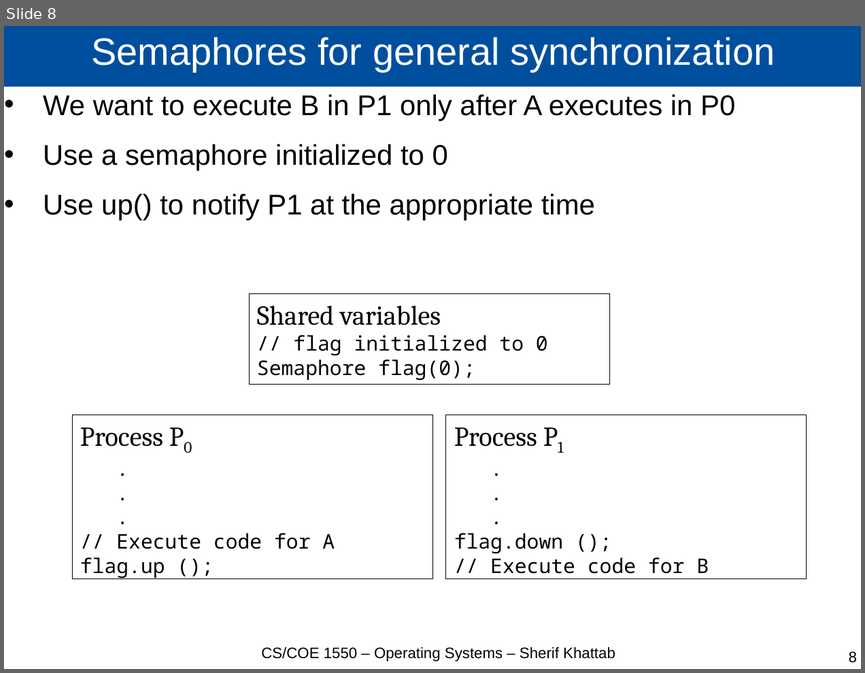
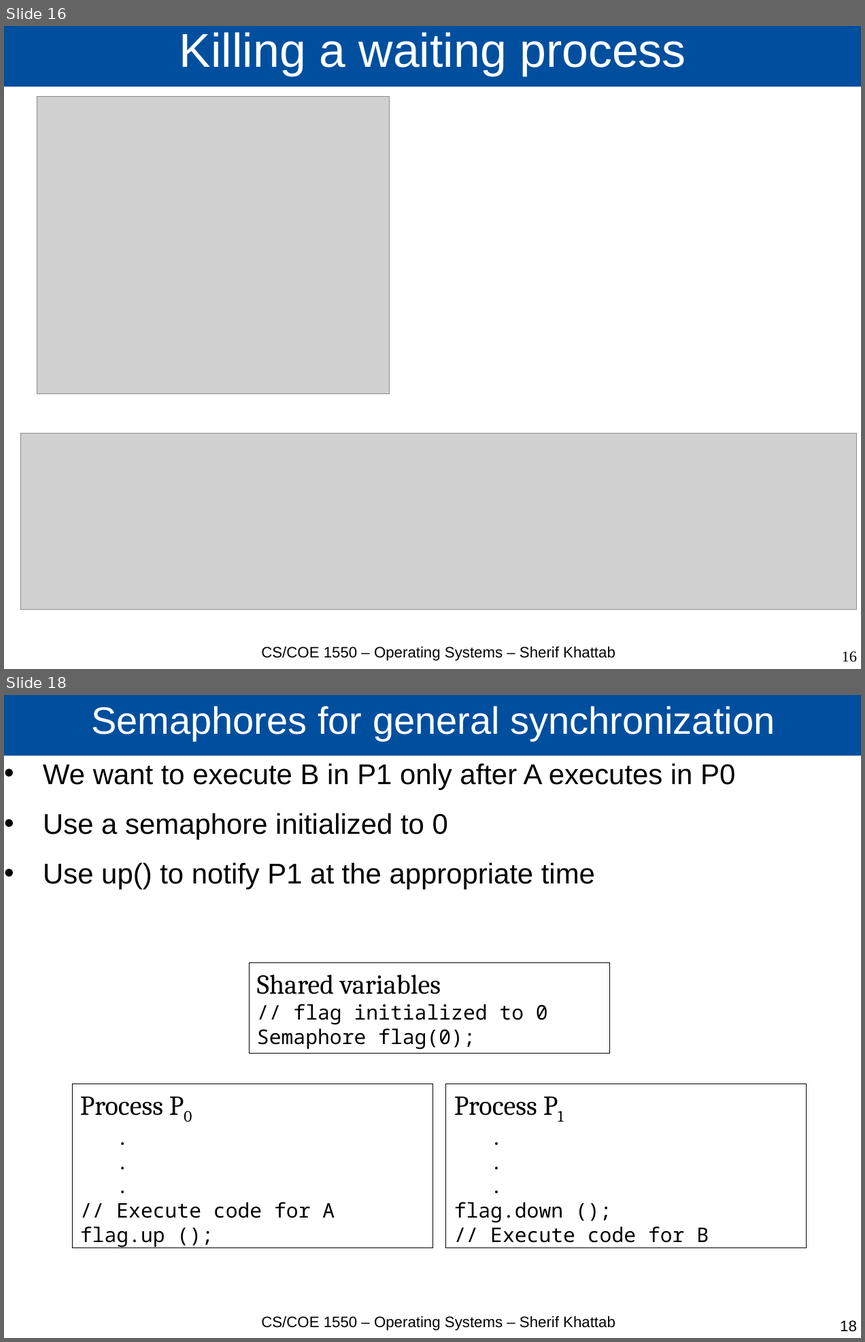
Before and after one commit to cs1550-2224/cs1550-code-handouts, a slide deck: DraftSlides/Lecture4.pptx. Shown one above the other, each under a label of ours: slide 8 before the commit, slides 16 and 18 after it; the slides between them are not shown. The pictures are 865x673 and 865x1342 pixels, drawn with LibreOffice and Linux fonts; fonts in the diff are those of the drawing; grey boxes stand for pictures. Boxes give left, top, right and bottom in pixels: in the first picture for what was removed or moved away, otherwise in the second. Text is boxed around its words. In the diff, an @@ line names an element or a change of style, - is before the commit and + after.

```diff
--- a/DraftSlides/Lecture4.pptx
+++ b/DraftSlides/Lecture4.pptx
@@ slide 16 added at [4, 26, 861, 669], background #FFFFFF @@
@@ title added at [4, 26, 861, 87], fill #004F9E, 44 pt, text #FFFFFF @@
+Killing a waiting process
@@ picture added at [37, 97, 389, 395] @@
@@ picture added at [21, 433, 857, 609] @@
@@ text added at [261, 646, 615, 660], 14 pt, text #000000 @@
+CS/COE 1550 – Operating Systems – Sherif Khattab
@@ page number added at [842, 651, 857, 662], 14 pt, text #000000 @@
+16
@@ what was slide 8 is now slide 18 @@
@@ page number at [840, 1320, 857, 1331]: text changed @@
-8
+18
```
Also in this commit, not shown: 1 slide changed, 9 other slides added, 1 other file.
